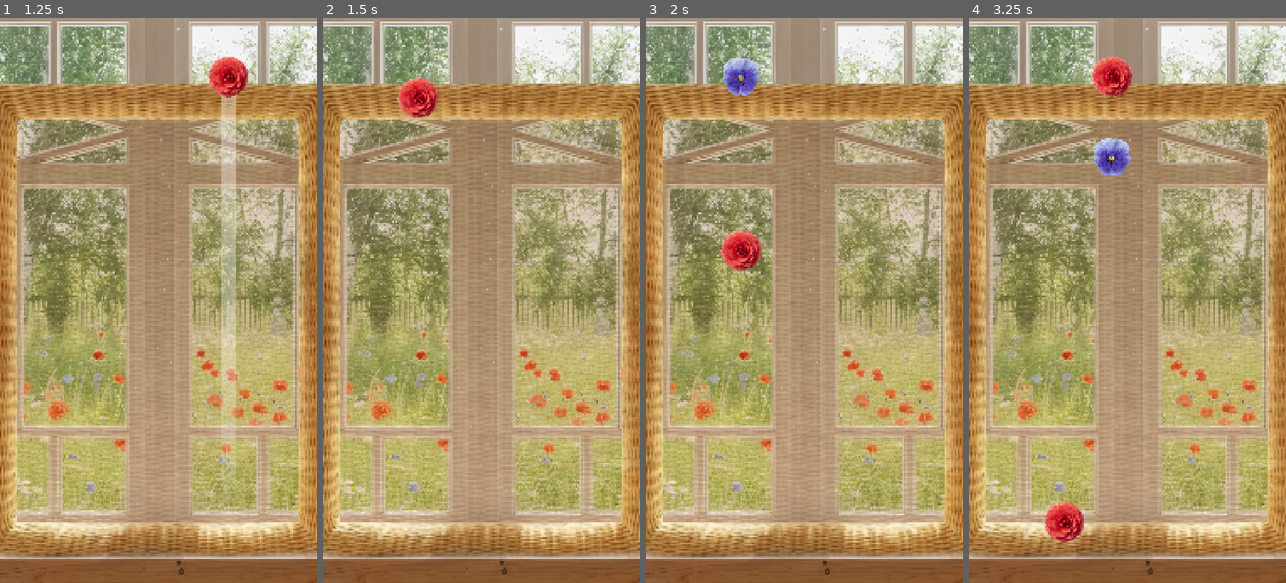
Above: before the commit, frames 1-4 (left to right).
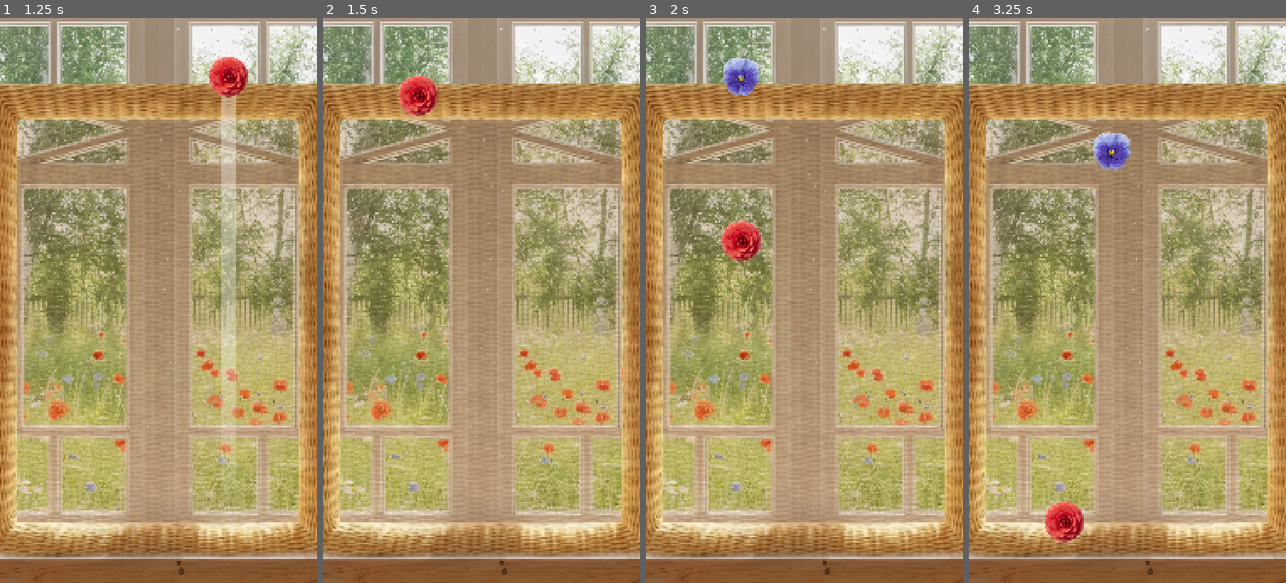
Above: after the commit, the same moments.

Repository: justkuzan/SuikaGame
Game: Godot game, scene res://Core/Level/Level.tscn
The game is run twice, just before and just after one commit, with the same random seed, the same clock (stepped at 60 frames per second) and the same inputs.
Inputs (mouse positions are in pixels of both pictures, inside the frame that each line leads up to):
- Up to frame 1 (1.25 s): tap Enter at 0.5 s; move the mouse to (228, 272) at 0.52 s; press the mouse at (228, 272) at 0.53 s
- Up to frame 2 (1.5 s): tap Space at 1.25 s; move the mouse to (418, 328) at 1.27 s; release the mouse at (418, 328) at 1.28 s; click (418, 328) at 1.35 s
- Up to frame 3 (2 s): no input
- Up to frame 4 (3.25 s): move the mouse to (1159, 176) at 2.02 s; press the mouse at (1159, 176) at 2.03 s; move the mouse to (1111, 413) at 2.77 s; release the mouse at (1111, 413) at 2.78 s; click (1111, 413) at 2.85 s

Frame 1 is identical in both runs. In frame 2, 0.5% of the frame differs, in the area x 23-37%, y 10-18%; in frame 3, 0.8%; in frame 4, 1.5%, in the area x 24-52%, y 6-93%.

Commit message:
refactor: flower physics and spawn logic tuning
Fixed jitter during spawning (reparent + temporary collision mask disable).

Added dynamic gravity in _physics_process for faster falling.

Fixed flower merging on the floor (increased max contacts reported).

Fine-tuned mass, friction, and bounce for a "lightweight" feel.

Improved operation order: reparent before physics activation.

Diff:
--- a/Core/Level/Level.gd
+++ b/Core/Level/Level.gd
@@ -19,4 +19,8 @@
 		new_flower.freeze = false
 		flowers_container.add_child(new_flower)
 		new_flower.global_position = position
-		new_flower.linear_velocity = Vector2(0, -1000)
+
+		new_flower.linear_velocity = Vector2(0, -700)
+
+		var random_spin = randf_range(-50.0, 50.0)
+		new_flower.apply_torque_impulse(random_spin)
--- a/Core/Spawner/Spawner.gd
+++ b/Core/Spawner/Spawner.gd
@@ -40,10 +40,10 @@
 
 
 func drop_flower() -> void:
+	flower.reparent(flowers_container)
 	flower.freeze = false
-	flower.linear_velocity = Vector2(0, 200)
-	flower.reparent(flowers_container)
-	#flower_dropped.emit(flower)
+	flower.linear_velocity = Vector2(0, 150)
+	flower.set_collision_mask_value(1, true)
 	flower = null
 	spawn_timer.start()
 
@@ -54,25 +54,30 @@
 
 func spawn_drop_rate_calculation() -> FlowerData:
 	var total_rate: float = 0.0
+
 	for i in flower_pool:
 		total_rate += i.drop_rate
 
 	var roll: float = randf_range(0.0, total_rate)
+
 	for i in flower_pool:
 		roll -= i.drop_rate
+
 		if roll <= 0:
 			return i
+
 	return null
 
 
 func spawn_flower() -> void:
 	if !flower:
 		var random_data = spawn_drop_rate_calculation()
+
 		if random_data:
 			var new_flower = FLOWER.instantiate() as Flower
 			new_flower.flower_data = random_data
-
 			new_flower.position = Vector2.ZERO
+			new_flower.set_collision_mask_value(1, false)
 			add_child(new_flower)
 			flower = new_flower
 
--- a/Core/Spawner/Spawner.tscn
+++ b/Core/Spawner/Spawner.tscn
@@ -50,7 +50,7 @@
 flower_pool = Array[ExtResource("3_xgoj3")]([ExtResource("4_w6knh"), ExtResource("2_xbuyw"), ExtResource("5_60x31"), ExtResource("6_6l7u3"), ExtResource("7_gicmt")])
 
 [node name="SpawnTimer" type="Timer" parent="." unique_id=74045991]
-wait_time = 0.3
+wait_time = 0.5
 one_shot = true
 
 [node name="GuideStripe" type="Sprite2D" parent="." unique_id=1527332510]
--- a/Entities/Flower/Flower.gd
+++ b/Entities/Flower/Flower.gd
@@ -22,6 +22,13 @@
 		print("There is no shape on Flower!")
 
 
+func _physics_process(delta: float) -> void:
+	if linear_velocity.y > 0:
+		gravity_scale = 2.0
+	else:
+		gravity_scale = 1.0
+
+
 func _on_body_entered(body: Node) -> void:
 	if body.is_in_group("flowers"):
 		if body is Flower:
--- a/Entities/Flower/Flower.tscn
+++ b/Entities/Flower/Flower.tscn
@@ -5,19 +5,18 @@
 
 [sub_resource type="PhysicsMaterial" id="PhysicsMaterial_hfqmi"]
 resource_local_to_scene = true
-bounce = 0.08
+bounce = 0.15
 
 [sub_resource type="CircleShape2D" id="CircleShape2D_xbxml"]
 resource_local_to_scene = true
 radius = 62.0
 
 [node name="Flower" type="RigidBody2D" unique_id=182945636 groups=["flowers"]]
-mass = 0.1
+mass = 0.05
 physics_material_override = SubResource("PhysicsMaterial_hfqmi")
-gravity_scale = 2.0
 freeze = true
 contact_monitor = true
-max_contacts_reported = 1
+max_contacts_reported = 8
 script = ExtResource("1_hfqmi")
 flower_data = ExtResource("2_cbsr3")
 
